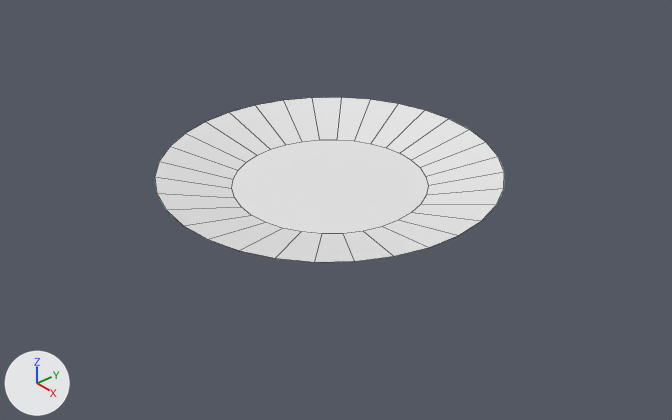
Before and after pictures for a commit that changed the Blender file Assets/BallWell.blend.
Camera for both pictures: a 50 mm lens placed at (14.51, -12.44, 10.02), pointed at (0.32, -0.1, -0.98). Arrows for +X, +Y and +Z are at lower left; the lights stay in place. Mesh edges are drawn as thin lines.
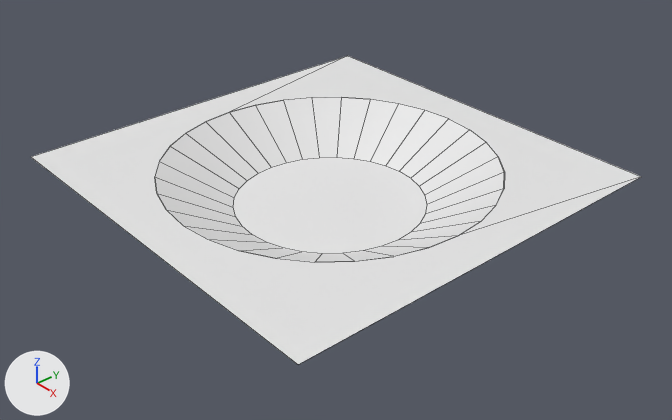
The change in detail:
me_plane_001 has 68 vertices, 33 faces, 4 loose edges and spans x -1.0..1.0, y -1.0..1.0, z -0.08..0.0.
me_plane_001 is used by ob_plane_001; location (0.0, 0.0, 0.0); scale (5.0, 5.0, 5.0).
Verts and faces of me_plane_001; kept vertices keep their numbers, new ones are numbered from 68.
Before the commit, vertices of me_plane_001: 36 (0.09, 0.45, -0.08) at pixel (411, 160), 37 (0.17, 0.42, -0.08) at pixel (420, 167), 38 (0.25, 0.38, -0.08) at pixel (425, 176), 39 (0.32, 0.32, -0.08) at pixel (428, 185), 40 (0.38, 0.25, -0.08) at pixel (426, 195).
Before the commit, vertices of me_plane_001: 41 (0.42, 0.17, -0.08) at pixel (420, 204), 42 (0.45, 0.09, -0.08) at pixel (411, 212), 43 (0.46, 0.0, -0.08) at pixel (398, 220), 44 (0.45, -0.09, -0.08) at pixel (382, 226), 45 (0.42, -0.17, -0.08) at pixel (363, 231).
Before the commit, vertices of me_plane_001: 46 (0.38, -0.25, -0.08) at pixel (343, 233), 47 (0.32, -0.32, -0.08) at pixel (322, 233), 48 (0.25, -0.38, -0.08) at pixel (301, 231), 49 (0.17, -0.42, -0.08) at pixel (282, 228), 50 (0.09, -0.45, -0.08) at pixel (265, 222).
Before the commit, vertices of me_plane_001: 51 (0.0, -0.46, -0.08) at pixel (251, 215), 52 (-0.09, -0.45, -0.08) at pixel (241, 206), 53 (-0.17, -0.42, -0.08) at pixel (234, 197), 54 (-0.25, -0.38, -0.08) at pixel (231, 188), 55 (-0.32, -0.32, -0.08) at pixel (233, 179).
Before the commit, vertices of me_plane_001: 56 (-0.38, -0.25, -0.08) at pixel (238, 170), 57 (-0.42, -0.17, -0.08) at pixel (246, 162), 58 (-0.45, -0.09, -0.08) at pixel (257, 155), 59 (-0.46, 0.0, -0.08) at pixel (270, 149), 60 (-0.45, 0.09, -0.08) at pixel (285, 144).
Before the commit, vertices of me_plane_001: 61 (-0.42, 0.17, -0.08) at pixel (301, 141), 62 (-0.38, 0.25, -0.08) at pixel (319, 139), 63 (-0.32, 0.32, -0.08) at pixel (336, 139), 64 (-0.25, 0.38, -0.08) at pixel (354, 140), 65 (-0.17, 0.42, -0.08) at pixel (370, 143).
Before the commit, vertices of me_plane_001: 66 (-0.09, 0.45, -0.08) at pixel (386, 147), 67 (0.0, 0.46, -0.08) at pixel (399, 153).
Part 1, on me_plane_001:
Vertices 36 to 67 move by (0.0, 0.0, -0.1).
Mesh me_plane is new.
It has 36 vertices, 2 faces and spans x -1.0..1.0, y -1.0..1.0, z 0.0.
Object 'Plane' (ob_plane) is new; it shows me_plane.
Its location is (0.0, 0.0, 0.0).
Its scale is (5.0, 5.0, 5.0).

Location of each change, (x1, y1, x2, y2) in pixels of the pictures (672 x 420 px; the box of a moved part takes in the faces that stretch with it):
'Plane', added
    after: (31, 56, 641, 364)
part 1 of me_plane_001, moved or reshaped
    both: (155, 97, 504, 262)
